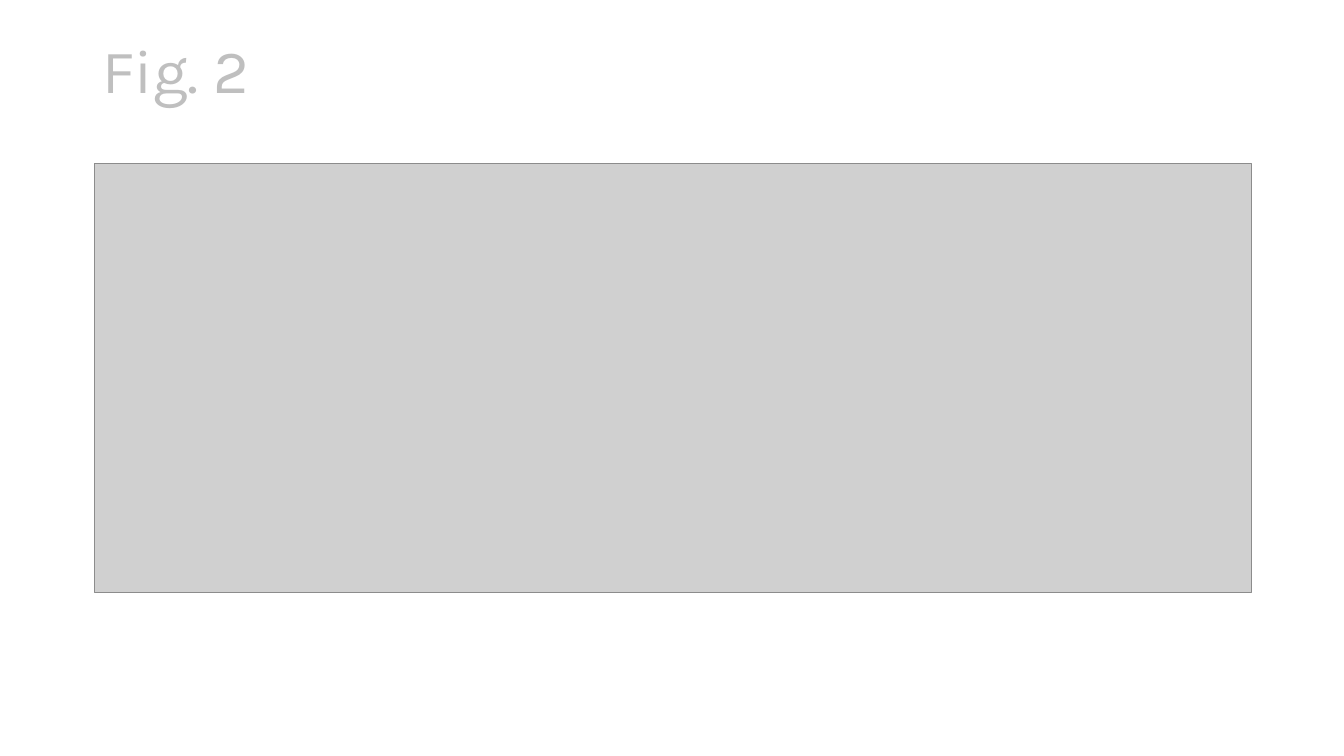
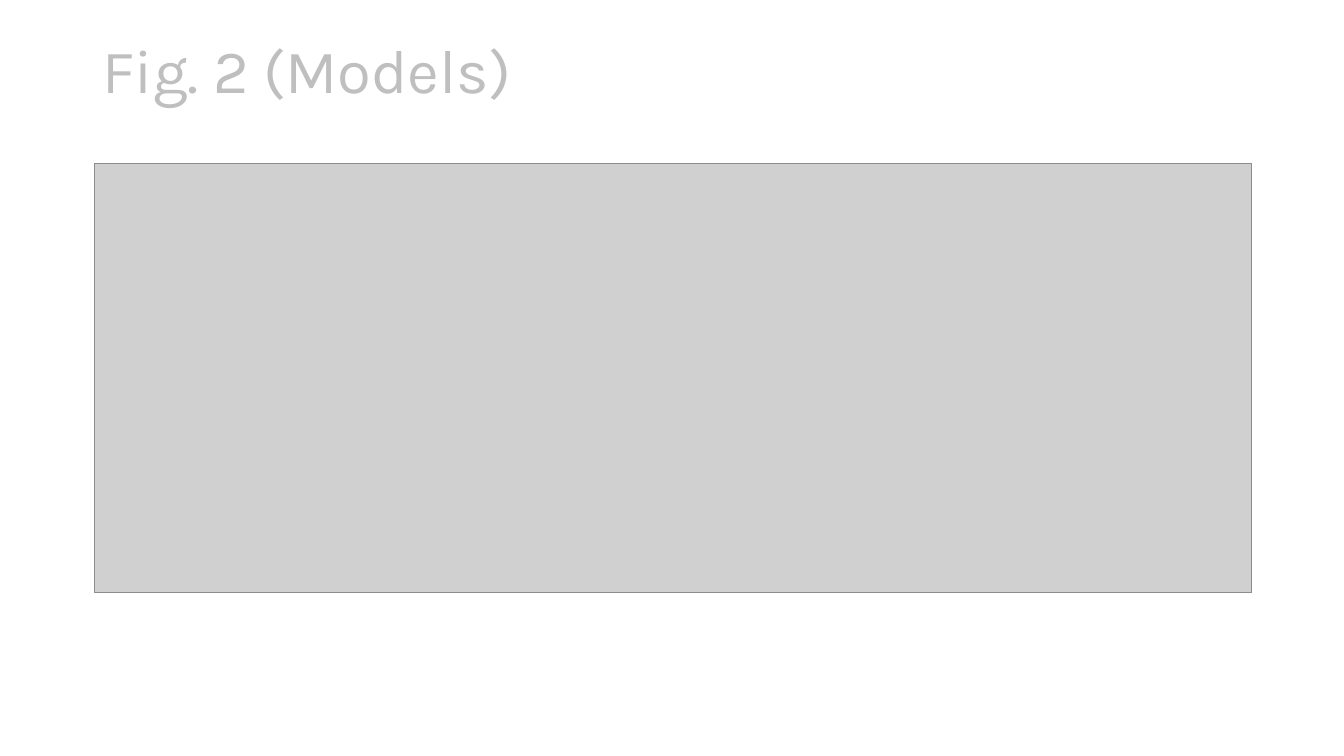
Before and after one commit to nghess/psy-507, a slide deck: slide 7 of presentation/st_yves_2023.pptx (slide 4 before the commit). Drawn at 1344x756 pixels with LibreOffice and Linux fonts; fonts in the diff are those of the drawing; grey boxes stand for pictures. Boxes give left, top, right and bottom in pixels: in the first picture for what was removed or moved away, otherwise in the second. Text is boxed around its words. In the diff, an @@ line names an element or a change of style, - is before the commit and + after.

```diff
--- a/presentation/st_yves_2023.pptx
+++ b/presentation/st_yves_2023.pptx
@@ title at (102,49,511,108): text changed @@
-Fig. 2
+Fig. 2 (Models)
```
Also in this commit, not shown: 3 other slides changed, 9 slides added, 7 other files.
